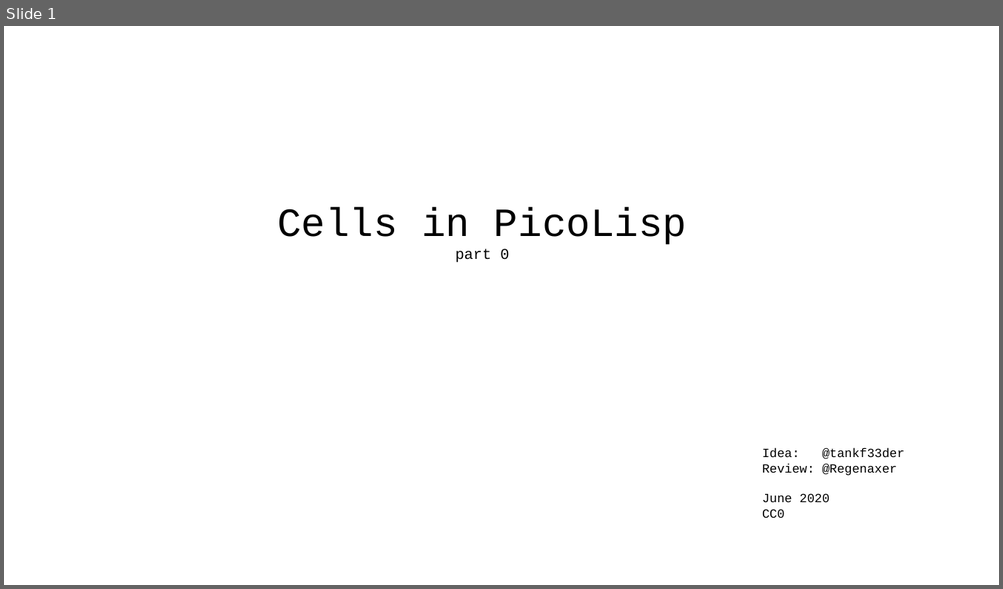
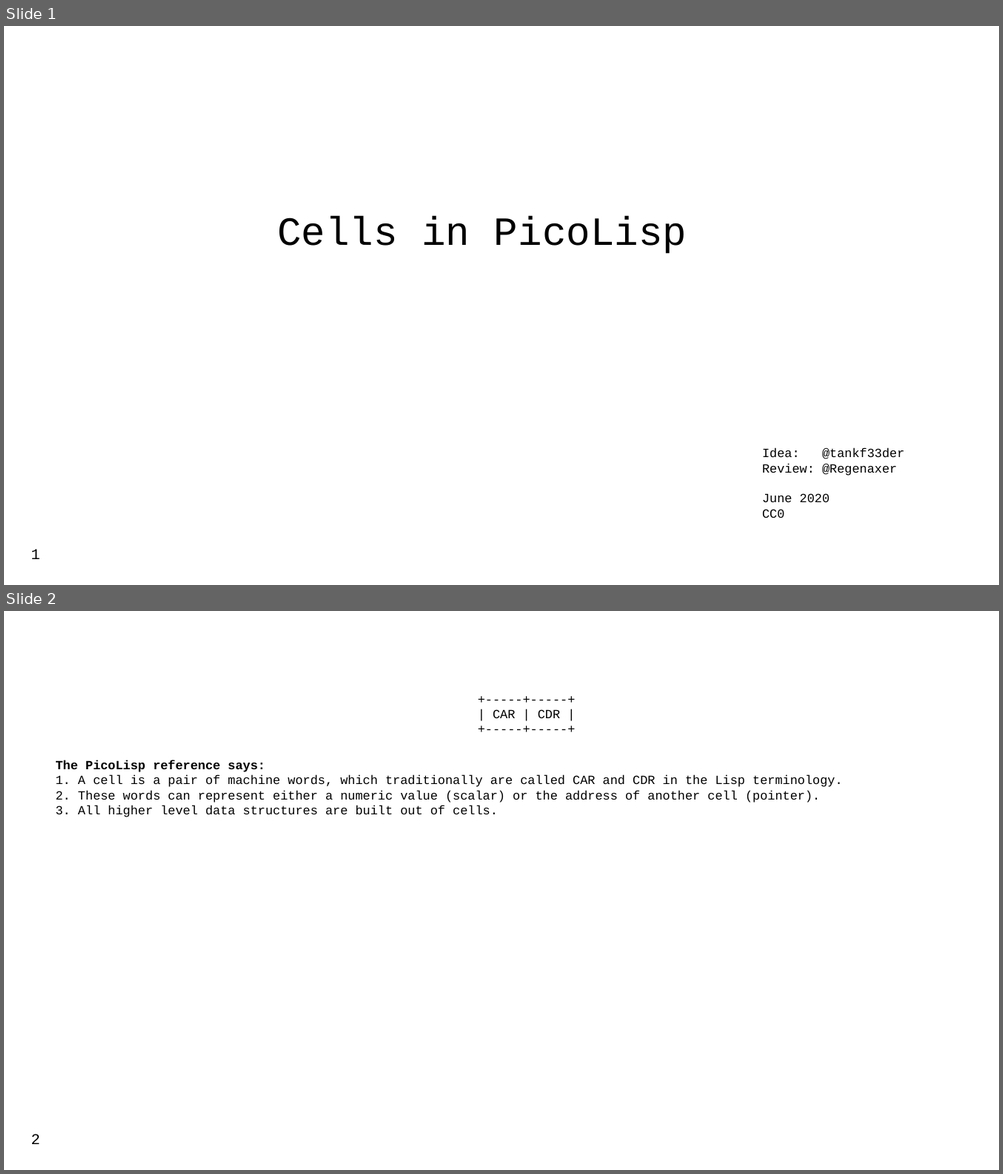
Before and after one commit to tankf33der/tankf33der, a slide deck: cells/data-/part0.odp. Shown one above the other, each under a label of ours: slide 1 before the commit, slides 1 and 2 after it. The pictures are 1003x589 and 1003x1174 pixels, drawn with LibreOffice and Linux fonts; fonts in the diff are those of the drawing. Boxes give left, top, right and bottom in pixels: in the first picture for what was removed or moved away, otherwise in the second. Text is boxed around its words. In the diff, an @@ line names an element or a change of style, - is before the commit and + after.

```diff
--- a/cells/data-/part0.odp
+++ b/cells/data-/part0.odp
@@ slide 2 added at <box>4,611,999,1170</box>, background #FFFFFF @@
@@ text added at <box>492,709,560,718</box>, 10 pt, text #000000 @@
++-----+-----+
+| CAR | CDR |
++-----+-----+
@@ text added at <box>56,760,842,817</box>, 10 pt, text #000000 @@
+The PicoLisp reference says:
+1. A cell is a pair of machine words, which traditionally are called CAR and CDR in the Lisp terminology.
+2. These words can represent either a numeric value (scalar) or the address of another cell (pointer).
+3. All higher level data structures are built out of cells.
@@ page number added at <box>31,1134,40,1145</box>, 12 pt, text #000000 @@
+2
@@ slide 1 changed as well @@
@@ text at <box>455,249,509,263</box>: paragraph removed @@
-part 0
@@ page number added at <box>31,549,40,560</box>, 12 pt, text #000000 @@
+1
```
Also in this commit, not shown: 5 other slides added.
